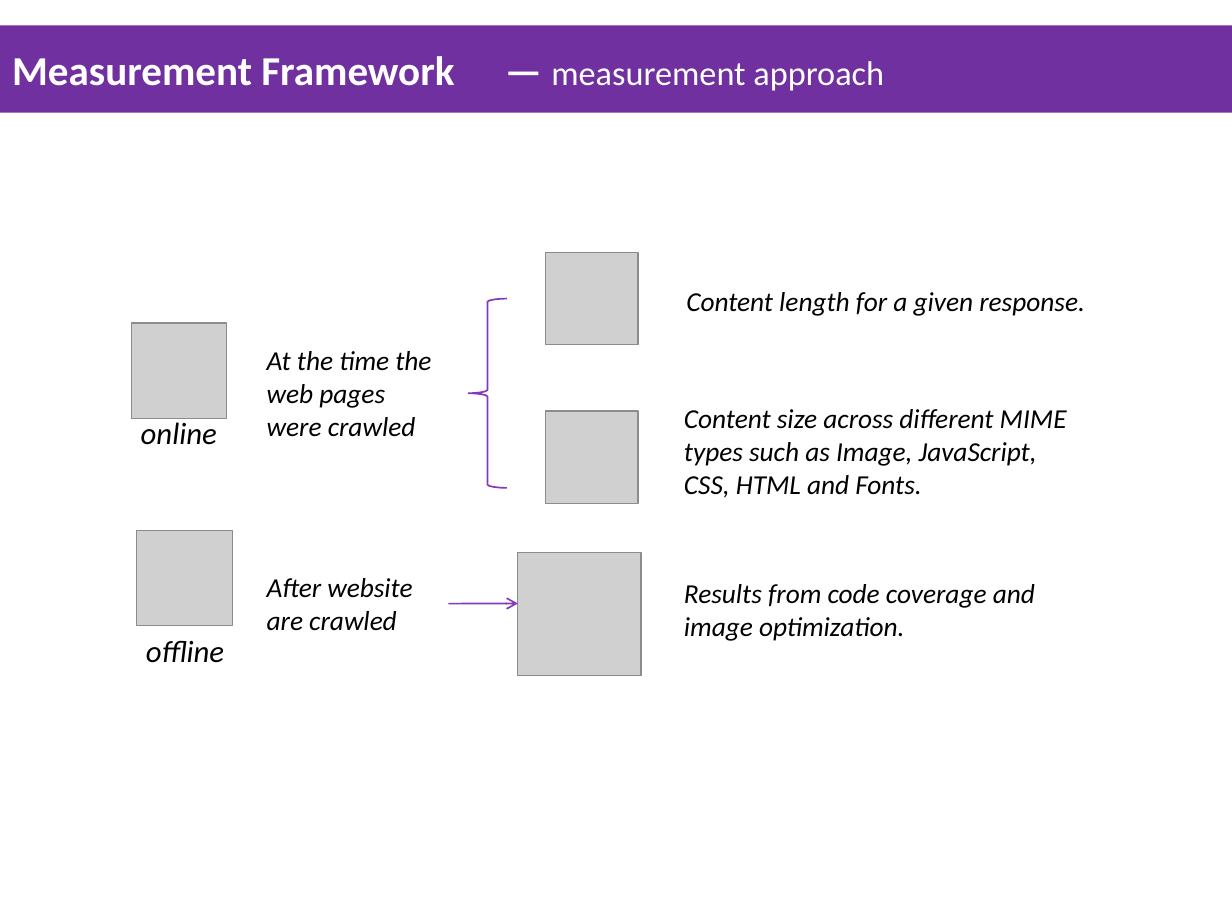
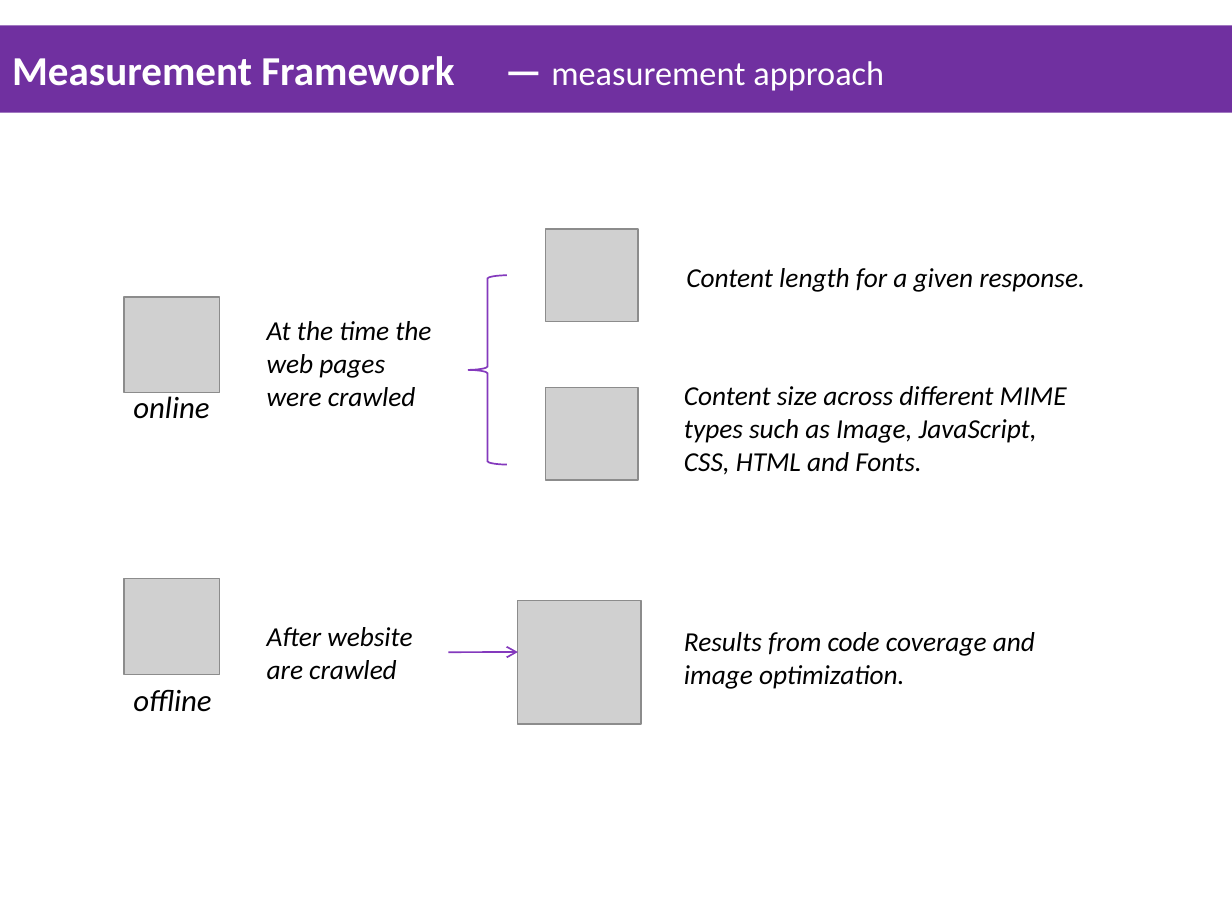
Before and after one commit to saxon17/Presentation, a slide deck: slide 7 of Mingwei_Wireless Network.ppt. Drawn at 1232x924 pixels with LibreOffice and Linux fonts; fonts in the diff are those of the drawing; grey boxes stand for pictures. Boxes give left, top, right and bottom in pixels: in the first picture for what was removed or moved away, otherwise in the second. Text is boxed around its words. In the diff, an @@ line names an element or a change of style, - is before the commit and + after.

Commit message:
Update Mingwei_Wireless Network

```diff
--- a/Mingwei_Wireless Network.ppt
+++ b/Mingwei_Wireless Network.ppt
@@ picture: place and size @@
-picture at bbox=[132, 323, 227, 418]
+picture at bbox=[124, 297, 219, 392]
@@ 2 pictures, 2 texts, 1 freeform shape: place and size @@
-2 pictures, 2 texts, 1 freeform shape at bbox=[468, 253, 1085, 504]
+2 pictures, 2 texts, 1 freeform shape at bbox=[468, 229, 1085, 480]
@@ text "At the time the web ...": place and size @@
-text "At the time the web ..." at bbox=[267, 351, 431, 437]
+text "At the time the web ..." at bbox=[267, 321, 431, 407]
@@ text "online": place and size @@
-text "online" at bbox=[141, 418, 217, 445]
+text "online" at bbox=[133, 392, 209, 419]
@@ picture: place and size @@
-picture at bbox=[137, 530, 232, 625]
+picture at bbox=[124, 579, 219, 674]
@@ 2 texts, 1 picture, 1 arrow: place and size @@
-2 texts, 1 picture, 1 arrow at bbox=[267, 552, 1035, 675]
+2 texts, 1 picture, 1 arrow at bbox=[267, 601, 1035, 724]
@@ text "offline": place and size @@
-text "offline" at bbox=[146, 640, 224, 663]
+text "offline" at bbox=[133, 689, 211, 712]
```
